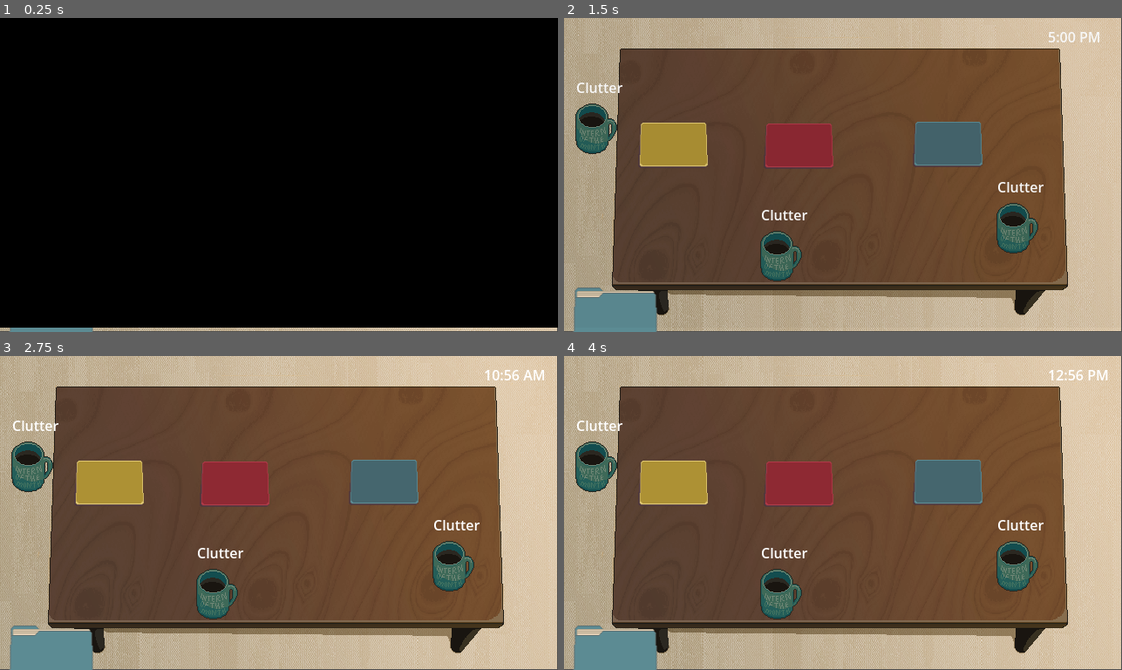
Above: before the commit, frames 1-4 (two rows, left to right).
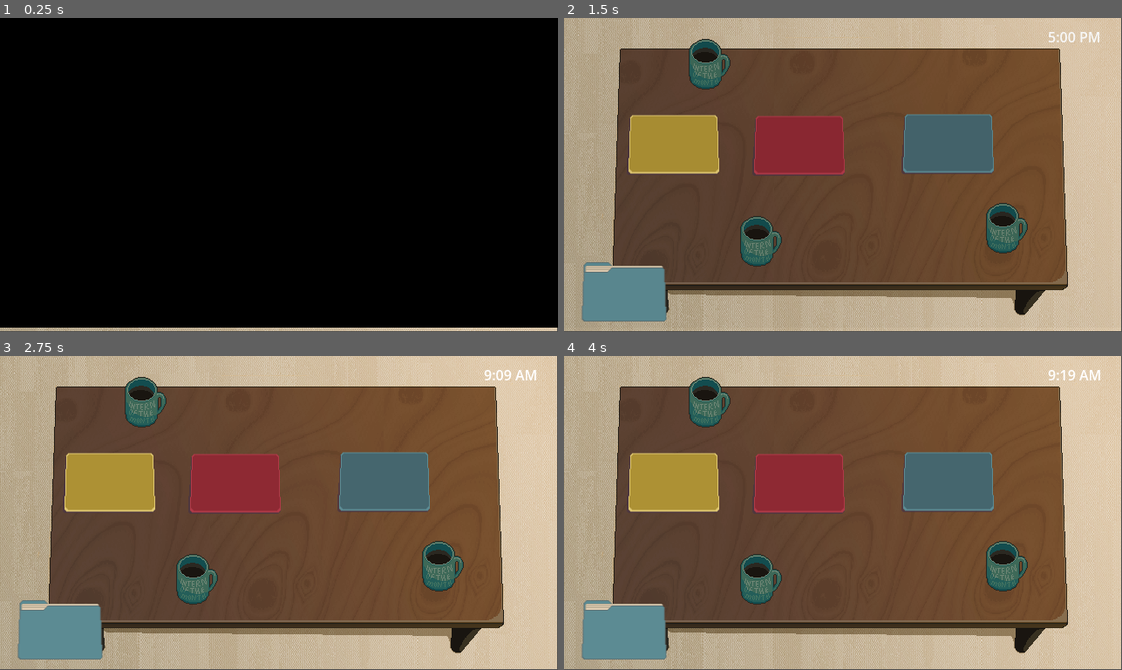
Above: after the commit, the same moments.

Repository: milk9111/godot-wild-jam-79
Game: Godot game, scene res://game.tscn
Two runs of this game, one before a commit and one after it. Both use one fixed random seed, a clock stepped at 60 frames per second and the inputs below. The engine's default icon, where the game draws it, is replaced by a stand-in: a white triangle on a blue panel in a dark square.
Inputs (mouse positions are in pixels of both pictures, inside the frame that each line leads up to):
- Up to frame 1 (0.25 s): no input
- Up to frame 2 (1.5 s): tap Enter at 0.5 s; move the mouse to (965, 159) at 0.52 s; move the mouse to (731, 190) at 1.27 s
- Up to frame 3 (2.75 s): tap Space (debug_nudged_obstacle) at 2 s; move the mouse to (334, 443) at 2.02 s
- Up to frame 4 (4 s): move the mouse to (815, 575) at 2.77 s; move the mouse to (1010, 560) at 3.52 s

The runs differ from the first frame. In frame 1, 0.2% of the frame differs, in the area x 1-17%, y 98-100%; in frame 2, 11%; in frame 3, 11%, in the area x 1-98%, y 4-100%; in frame 4, 11%.

Commit message:
fixed scale of stack sprite

Diff:
--- a/clock.tscn
+++ b/clock.tscn
@@ -11,7 +11,7 @@
 text = "12:00 AM"
 
 [node name="Timer" type="Timer" parent="."]
-wait_time = 5.0
+wait_time = 60.0
 one_shot = true
 
 [connection signal="timeout" from="Timer" to="." method="_on_timer_timeout"]
--- a/clutter.tscn
+++ b/clutter.tscn
@@ -31,7 +31,7 @@
 offset_top = -59.0
 offset_right = 31.0
 offset_bottom = -10.0
-text = "Clutter
+text = "
 "
 
 [node name="SFX" type="AudioStreamPlayer2D" parent="."]
--- a/day_one.tscn
+++ b/day_one.tscn
@@ -61,15 +61,15 @@
 texture = SubResource("AtlasTexture_mg7ih")
 
 [node name="Clutter" parent="." instance=ExtResource("3_k2a70")]
-position = Vector2(37, 130)
+position = Vector2(167, 56)
 sfx_moved = SubResource("AudioStreamRandomizer_k2a70")
 
 [node name="Clutter2" parent="." instance=ExtResource("3_k2a70")]
-position = Vector2(520, 244)
+position = Vector2(508, 244)
 sfx_moved = SubResource("AudioStreamRandomizer_n4m20")
 
 [node name="Clutter3" parent="." instance=ExtResource("3_k2a70")]
-position = Vector2(249, 276)
+position = Vector2(226, 259)
 mass = 100.0
 sfx_moved = SubResource("AudioStreamRandomizer_ygvcp")
 
@@ -99,7 +99,7 @@
 [node name="Spawn3Marker" type="Marker2D" parent="Spawns/Spawn3"]
 
 [node name="Spawn4" type="Node2D" parent="Spawns"]
-position = Vector2(59, 346)
+position = Vector2(69, 317)
 
 [node name="Spawn4Marker" type="Marker2D" parent="Spawns/Spawn4"]
 
@@ -143,7 +143,7 @@
 position = Vector2(-29, 7)
 shape = SubResource("SegmentShape2D_k2a70")
 
-[node name="Sprite2D" type="Sprite2D" parent="."]
+[node name="Desk" type="Sprite2D" parent="."]
 z_index = -1
 position = Vector2(319, 182)
 texture = ExtResource("6_n4m20")
--- a/stack.tscn
+++ b/stack.tscn
@@ -1,8 +1,8 @@
-[gd_scene load_steps=7 format=3 uid="uid://baa4t85c58ojf"]
+[gd_scene load_steps=8 format=3 uid="uid://baa4t85c58ojf"]
 
 [ext_resource type="Script" uid="uid://cv5rgijvoucu3" path="res://stack.gd" id="1_7c0hu"]
-[ext_resource type="Texture2D" uid="uid://c4own0dj6lvhc" path="res://icon.svg" id="1_hmspu"]
 [ext_resource type="AudioStream" uid="uid://dbdrhfx287hqh" path="res://Assets/Sound/UnpaidIntern_SetDown_SFX 2.ogg" id="2_vd3a8"]
+[ext_resource type="Texture2D" uid="uid://b5b84qpnj6f6h" path="res://Assets/Art/Assets_Sprite_Sheet_v1.png" id="3_ek21v"]
 
 [sub_resource type="AudioStreamRandomizer" id="AudioStreamRandomizer_ek21v"]
 random_pitch = 1.1
@@ -10,10 +10,14 @@
 stream_0/stream = ExtResource("2_vd3a8")
 
 [sub_resource type="RectangleShape2D" id="RectangleShape2D_vo3ts"]
-size = Vector2(60.5, 62.0833)
+size = Vector2(140, 92)
+
+[sub_resource type="AtlasTexture" id="AtlasTexture_vd3a8"]
+atlas = ExtResource("3_ek21v")
+region = Rect2(21, 13, 106, 69)
 
 [sub_resource type="RectangleShape2D" id="RectangleShape2D_hmspu"]
-size = Vector2(97, 92)
+size = Vector2(103, 68)
 
 [node name="Stack" type="Area2D" groups=["Stack"]]
 y_sort_enabled = true
@@ -23,14 +27,13 @@
 placement_sfx = SubResource("AudioStreamRandomizer_ek21v")
 
 [node name="CollisionShape2D" type="CollisionShape2D" parent="."]
-position = Vector2(1, 0)
+position = Vector2(5.5, -2.5)
 scale = Vector2(0.75, 0.75)
 shape = SubResource("RectangleShape2D_vo3ts")
 
 [node name="Sprite2D" type="Sprite2D" parent="."]
 position = Vector2(4, -2)
-scale = Vector2(0.75, 0.75)
-texture = ExtResource("1_hmspu")
+texture = SubResource("AtlasTexture_vd3a8")
 
 [node name="Children" type="Marker2D" parent="."]
 
@@ -46,7 +49,7 @@
 collision_layer = 4
 
 [node name="CollisionShape2D" type="CollisionShape2D" parent="BoundaryBody"]
-position = Vector2(7, -1)
+position = Vector2(5.5, -3)
 shape = SubResource("RectangleShape2D_hmspu")
 
 [node name="AudioStreamPlayer2D" type="AudioStreamPlayer2D" parent="."]
